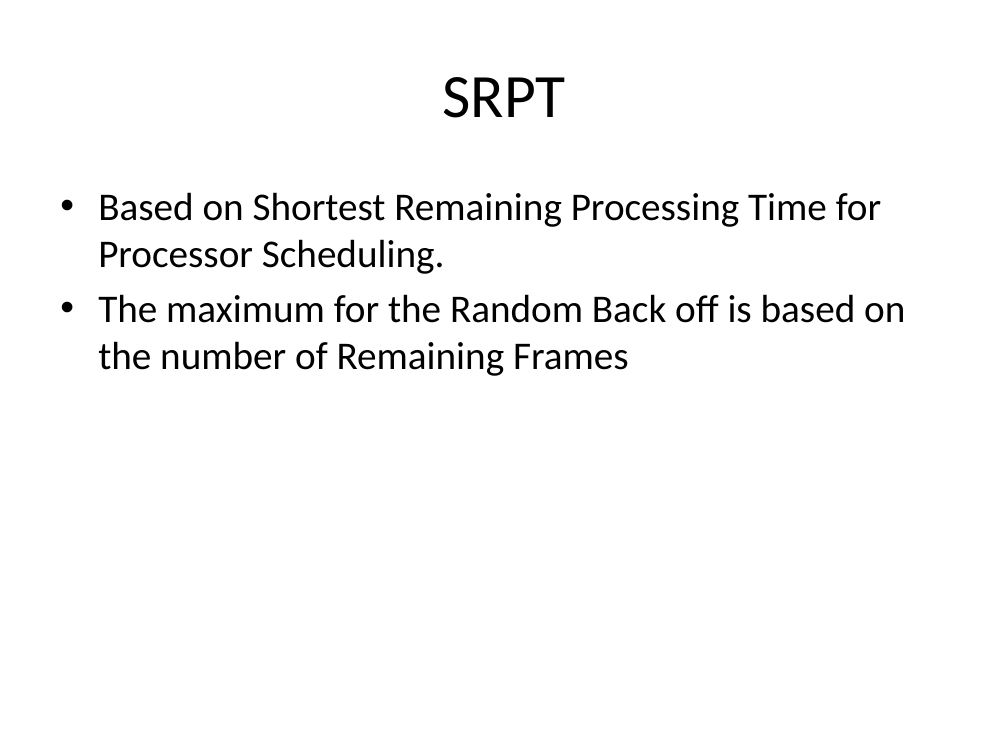
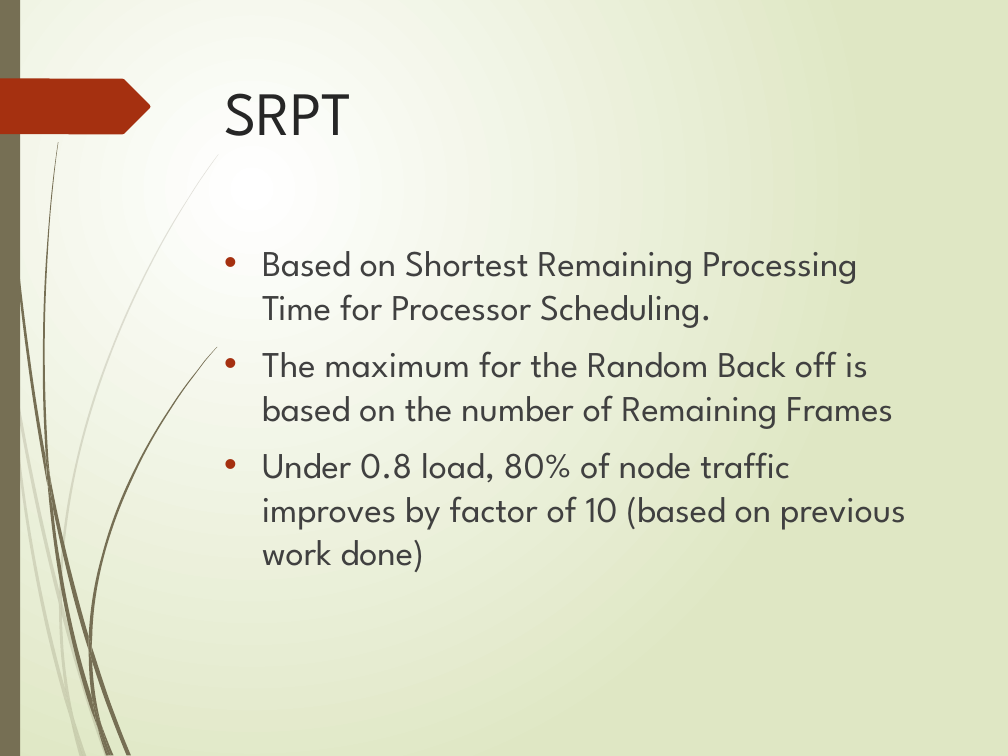
Before and after one commit to Marfle-Bark/myHUMPS, a slide deck: slide 4 of Presentation.pptx. Drawn at 1008x756 pixels with LibreOffice and Linux fonts; fonts in the diff are those of the drawing. Boxes give left, top, right and bottom in pixels: in the first picture for what was removed or moved away, otherwise in the second. Text is boxed around its words. In the diff, an @@ line names an element or a change of style, - is before the commit and + after.

Commit message:
Made it pretty, added numbers for SRPT stuff

```diff
--- a/Presentation.pptx
+++ b/Presentation.pptx
@@ background #FFFFFF to gradient #FFFFFF to #DFE8C4 @@
@@ rectangle added at (0, 0, 20, 756), fill #766F54 @@
@@ freeform shape added at (0, 79, 150, 135), fill #A53010 @@
@@ title "SRPT": place and size @@
-title "SRPT" at (442, 77, 565, 118)
+title "SRPT" at (224, 93, 352, 136)
@@ title "SRPT" at (224, 93, 352, 136): font Calibri to League Spartan, text colour #000000 to #262626; alignment centre to left; vertical alignment middle to top @@
@@ text "Based on Shortest Remaining Processing ...": place and size @@
-text "Based on Shortest Remaining Processing ..." at (98, 192, 905, 376)
+text "Based on Shortest Remaining Processing ..." at (262, 251, 906, 572)
@@ text at (262, 251, 893, 429): size 28 to 25.9 pt, font Calibri to League Spartan, text colour #000000 to #404040 in "Based on Shortest Remaining Processing Time for ...", "The maximum for the Random Back off ..."; more space between paragraphs @@
@@ text at (262, 452, 906, 572): paragraph added @@
+• Under 0.8 load, 80% of node traffic improves by factor of 10 (based on previous work done)
@@ group added at (0, 154, 219, 756): 10 freeform shapes @@
@@ group added at (2, 0, 218, 756): 12 freeform shapes @@
```
Also in this commit, not shown: 7 other slides changed.
